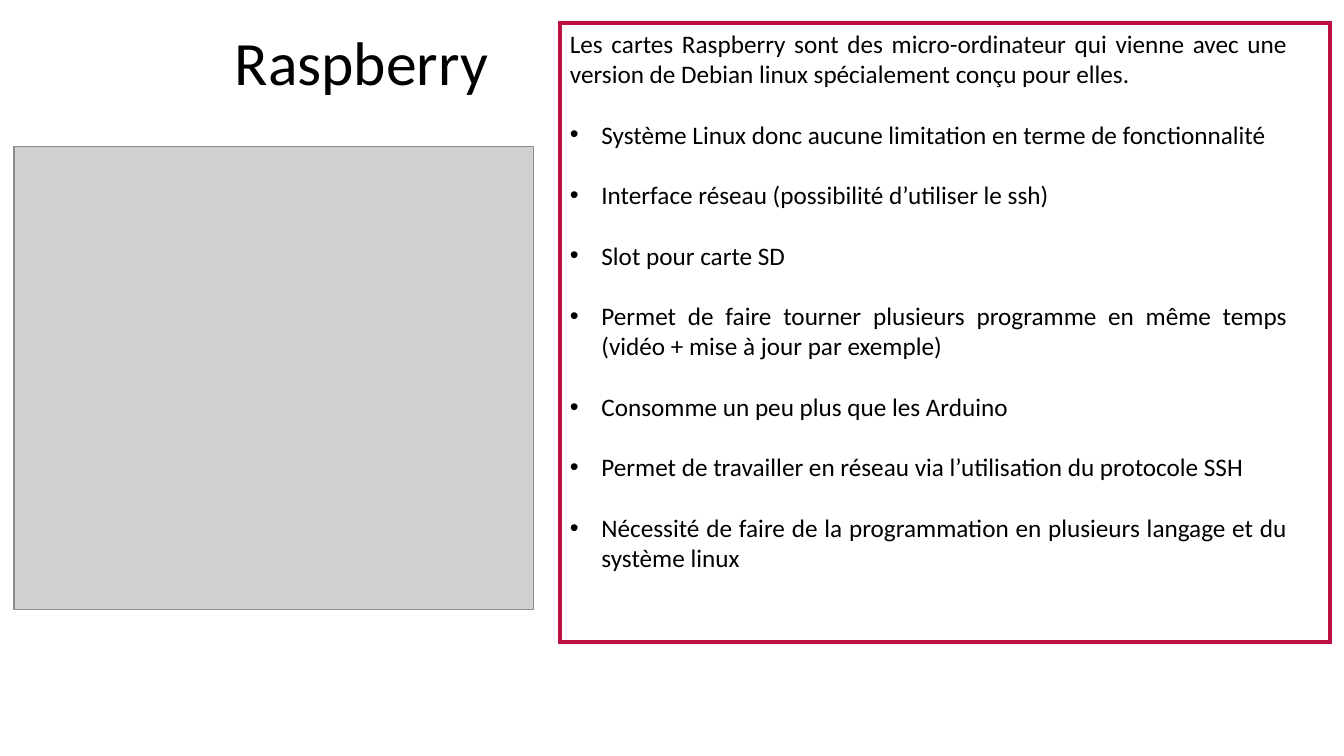
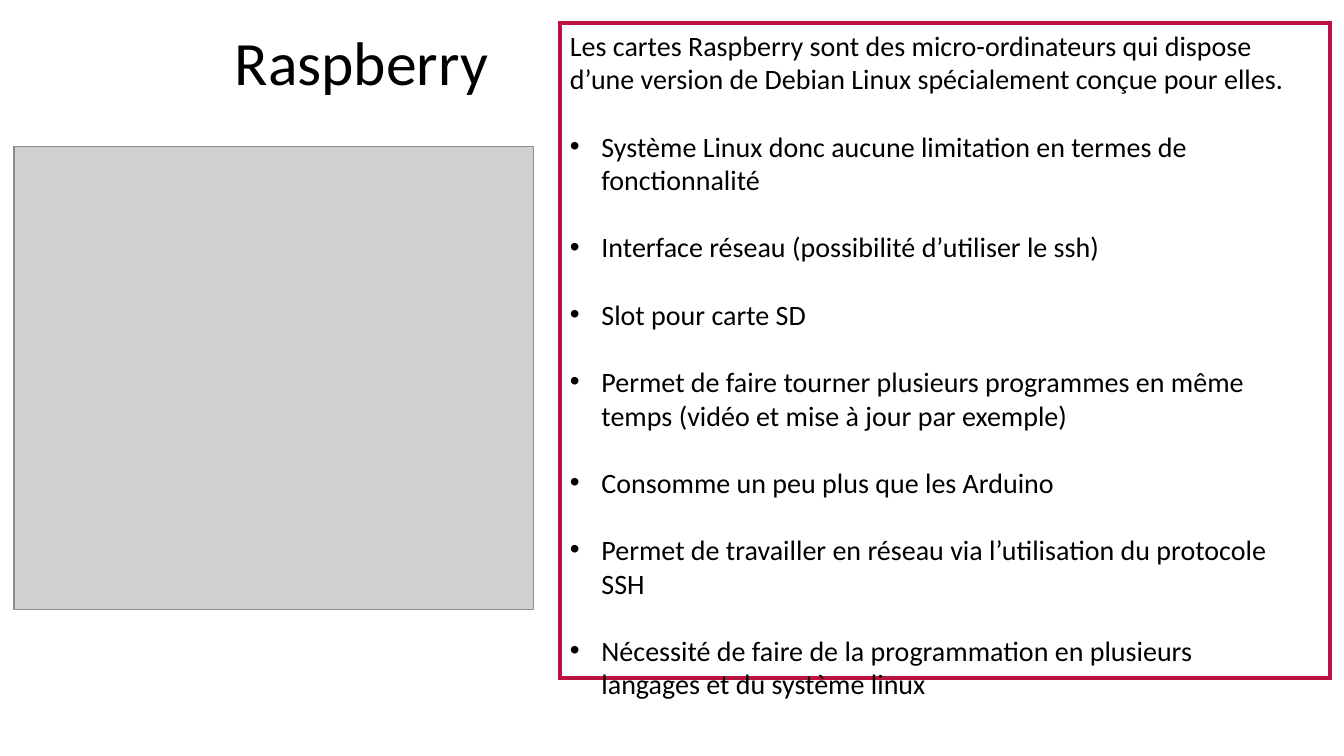
Before and after one commit to OceanStream-X-MiageSorbonne/Boitier, a slide deck: slide 4 of Documentation/Architecture Technique/Choix Hardware.pptx. Drawn at 1344x756 pixels with LibreOffice and Linux fonts; fonts in the diff are those of the drawing; grey boxes stand for pictures; background and template pictures are left out. Boxes give left, top, right and bottom in pixels: in the first picture for what was removed or moved away, otherwise in the second. Text is boxed around its words. In the diff, an @@ line names an element or a change of style, - is before the commit and + after.

```diff
--- a/Documentation/Architecture Technique/Choix Hardware.pptx
+++ b/Documentation/Architecture Technique/Choix Hardware.pptx
@@ rectangle resized from (x1=561, y1=23, x2=1331, y2=642) to (x1=561, y1=23, x2=1331, y2=679) @@
@@ text at (x1=570, y1=36, x2=1283, y2=191): text changed; size 18 to 20 pt @@
-Les cartes Raspberry sont des micro-ordinateur qui vienne avec une version de Debian linux spécialement conçu pour elles.
-• Système Linux donc aucune limitation en terme de fonctionnalité
+Les cartes Raspberry sont des micro-ordinateurs qui dispose d’une version de Debian Linux spécialement conçue pour elles.
+• Système Linux donc aucune limitation en termes de fonctionnalité
@@ text at (x1=601, y1=236, x2=1266, y2=595): size 18 to 20 pt in "Interface réseau (possibilité d’utiliser le ssh)", "Slot pour carte SD", "Consomme un peu plus que les Arduino", "Permet de travailler en réseau via l’utilisation ..."; alignment justified to left @@
@@ text at (x1=601, y1=372, x2=1244, y2=431): text changed; size 18 to 20 pt @@
-• Permet de faire tourner plusieurs programme en même temps (vidéo + mise à jour par exemple)
+• Permet de faire tourner plusieurs programmes en même temps (vidéo et mise à jour par exemple)
@@ text at (x1=601, y1=641, x2=1192, y2=695): text changed; size 18 to 20 pt @@
-• Nécessité de faire de la programmation en plusieurs langage et du système linux
+• Nécessité de faire de la programmation en plusieurs langages et du système linux
```
Also in this commit, not shown: 7 other slides changed, 1 other file.
